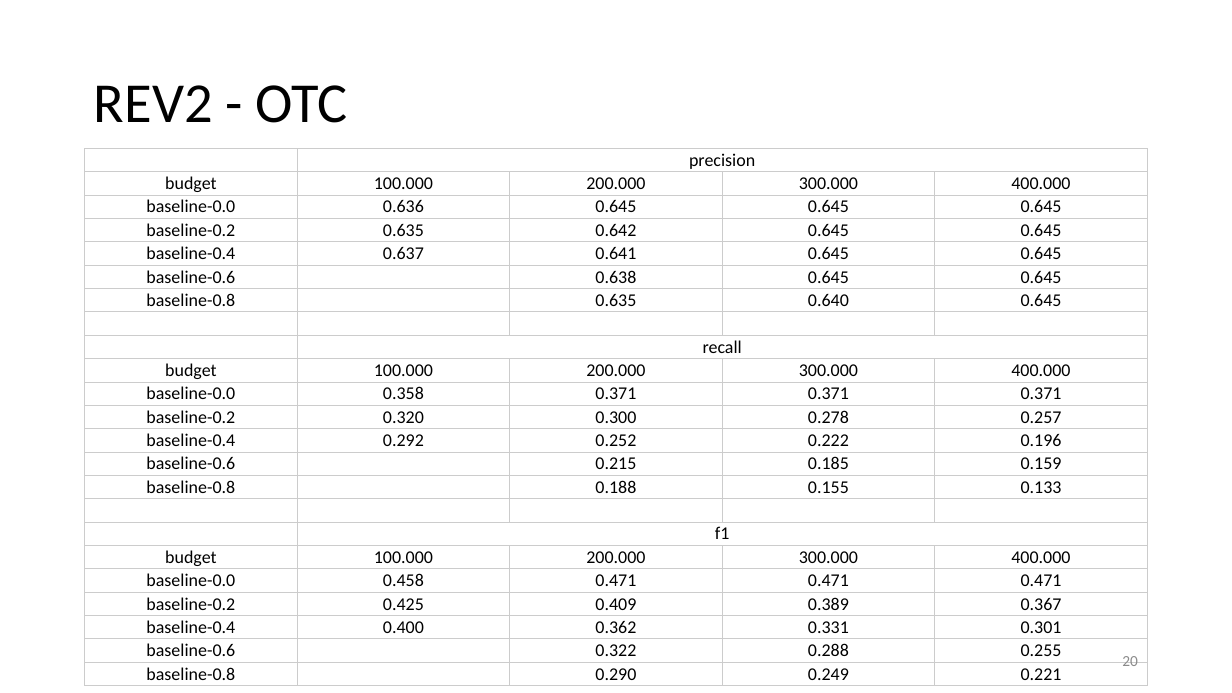
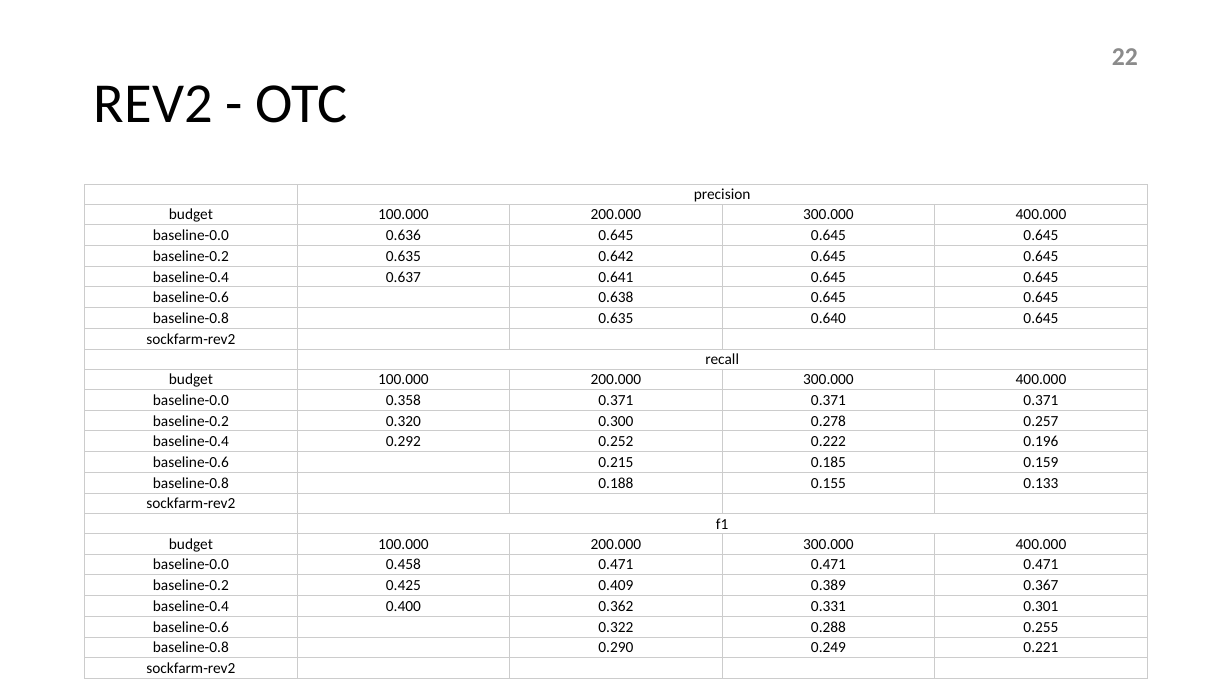
Before and after one commit to hellokayas/Sockfarm-Project, a slide deck: slide 22 of resources/sockfarm.pptx (slide 20 before the commit). Drawn at 1232x693 pixels with LibreOffice and Linux fonts; fonts in the diff are those of the drawing. Boxes give left, top, right and bottom in pixels: in the first picture for what was removed or moved away, otherwise in the second. Text is boxed around its words. In the diff, an @@ line names an element or a change of style, - is before the commit and + after.

```diff
--- a/resources/sockfarm.pptx
+++ b/resources/sockfarm.pptx
@@ page number added at (1112,48,1138,65), 20 pt, text #8C8C8C, bold @@
+22
@@ table at (85,185,1148,677) @@
-row 8, column 1: 
+row 8, column 1: sockfarm-rev2
-row 16, column 1: 
+row 16, column 1: sockfarm-rev2
+row 24: sockfarm-rev2 |  |  |  | 
@@ table: place and size @@
-table at (85,149,1148,684)
+table at (85,185,1148,677)
@@ page number removed at (1122,656,1138,666) @@
-20
```
Also in this commit, not shown: 23 other slides changed, 3 slides added.
